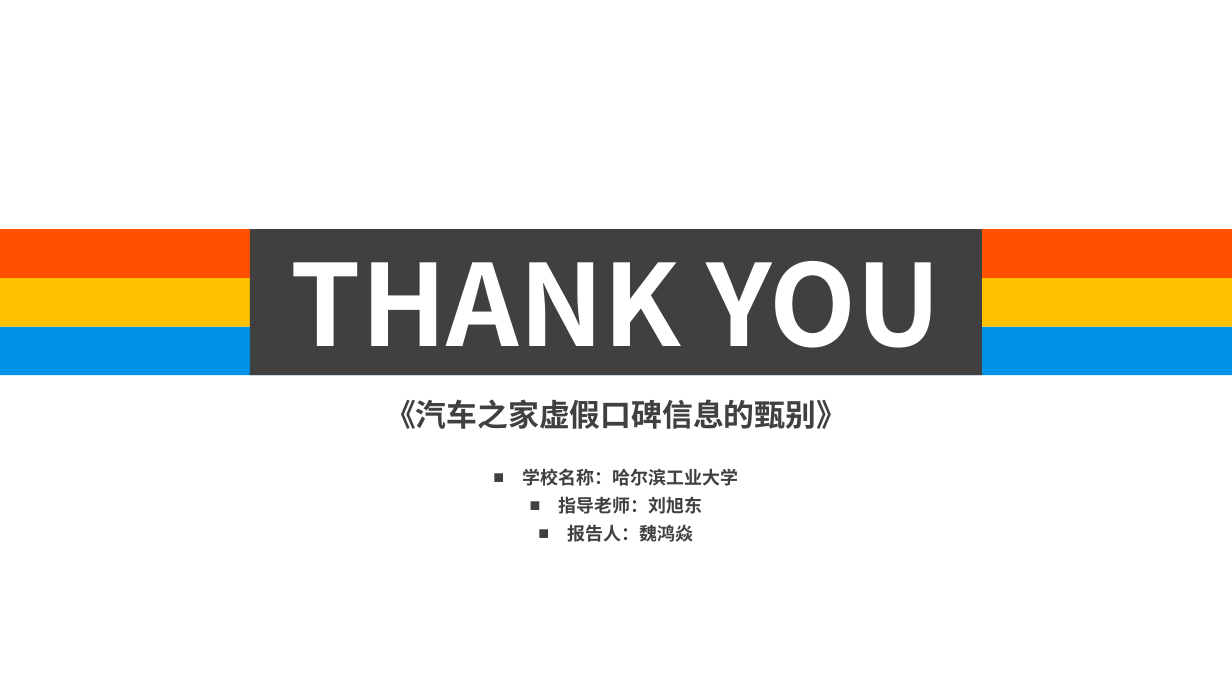
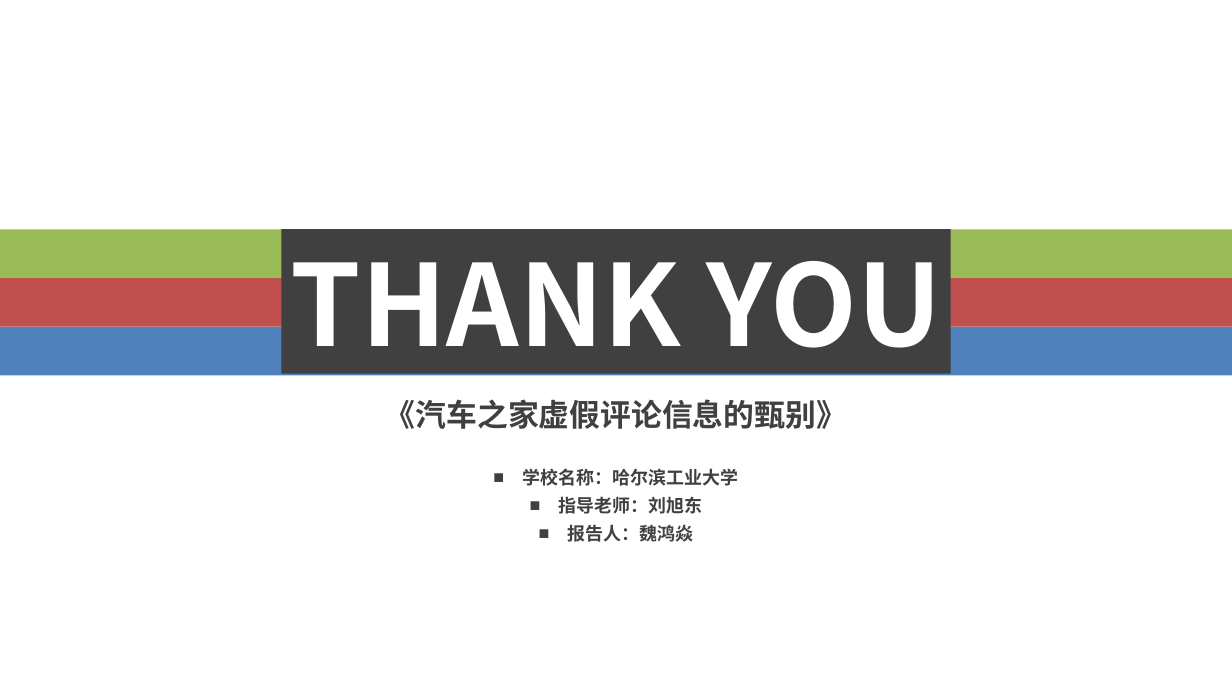
Before and after one commit to weiazm/GraduateProject, a slide deck: slide 23 of words/开题答辩.pptx (slide 21 before the commit). Drawn at 1232x693 pixels with LibreOffice and Linux fonts; fonts in the diff are those of the drawing; background and template pictures are left out. Boxes give left, top, right and bottom in pixels: in the first picture for what was removed or moved away, otherwise in the second. Text is boxed around its words. In the diff, an @@ line names an element or a change of style, - is before the commit and + after.

```diff
--- a/words/开题答辩.pptx
+++ b/words/开题答辩.pptx
@@ rectangle at <box>0,229,1232,278</box>: fill #FF5100 to #9BBB59 @@
@@ rectangle "THANK YOU": place and size @@
-rectangle "THANK YOU" at <box>250,229,982,375</box>
+rectangle "THANK YOU" at <box>282,229,951,374</box>
@@ rectangle at <box>0,278,1232,327</box>: fill #FFC100 to #C0504D @@
@@ rectangle at <box>0,326,1232,375</box>: fill #0092E8 to #4F81BD @@
@@ text at <box>385,399,847,429</box>: text changed @@
-《汽车之家虚假口碑信息的甄别》
+《汽车之家虚假评论信息的甄别》
```
Also in this commit, not shown: 10 other slides changed, 12 slides added, 10 slides removed, 5 other files.
